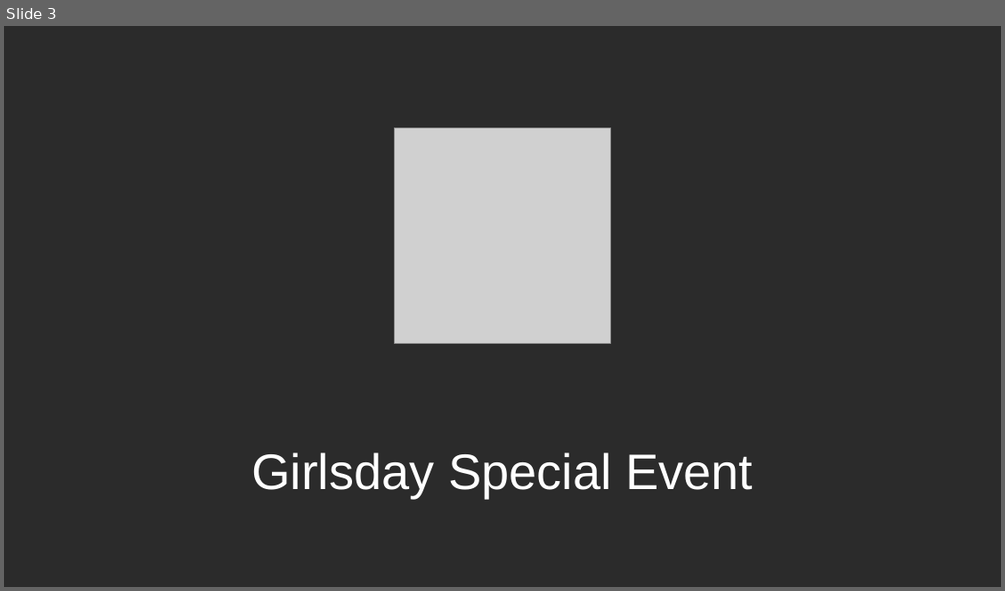
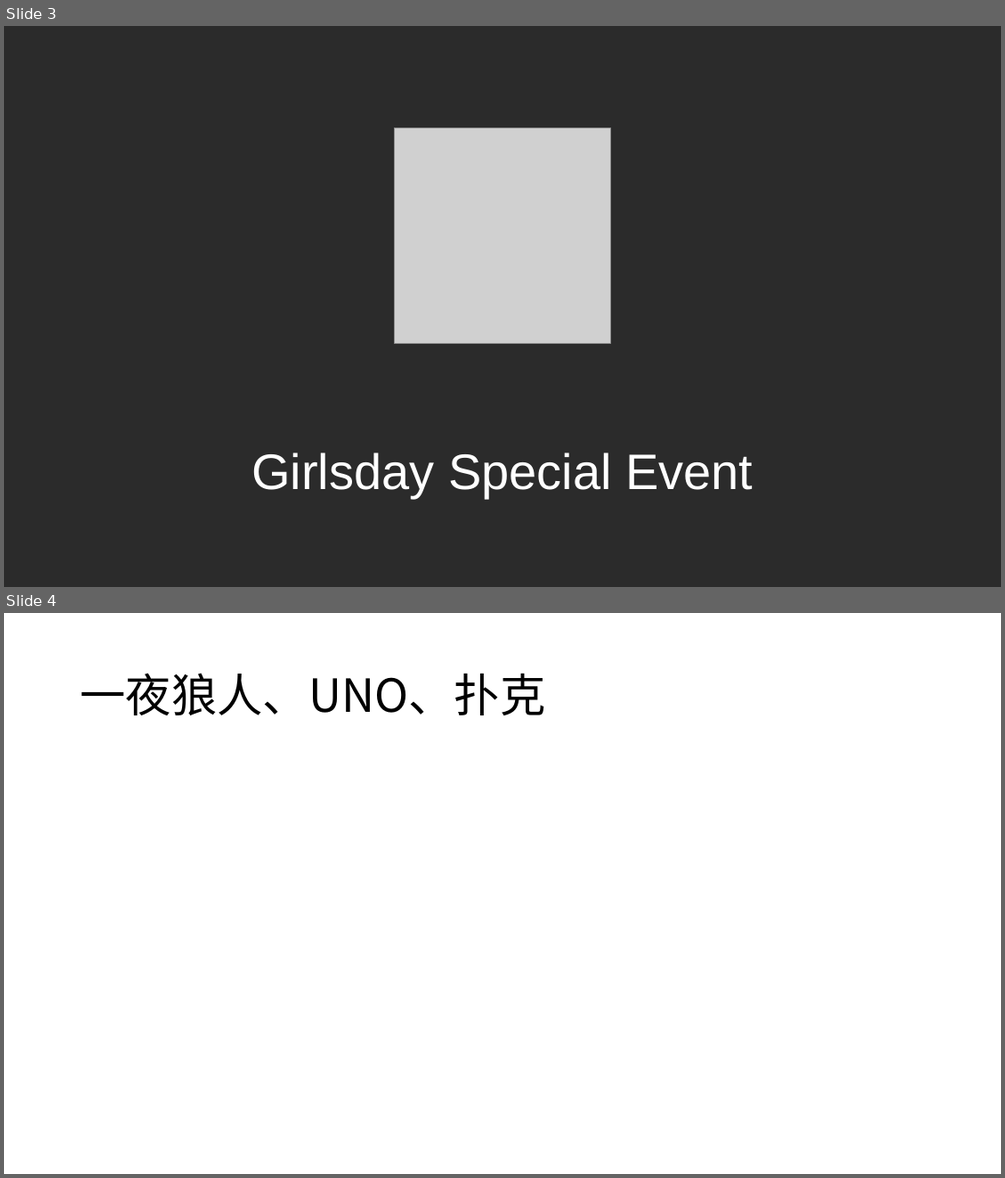
Before and after one commit to TingliangZhang/girlsday2021, a slide deck: LaunchEvent/20210307GirlsDay.pptx. Shown one above the other, each under a label of ours: slide 3 before the commit, slides 3 and 4 after it. The pictures are 1005x591 and 1005x1178 pixels, drawn with LibreOffice and Linux fonts; fonts in the diff are those of the drawing; grey boxes stand for pictures; background and template pictures are left out; a plain dark background stands for a picture behind light text. Boxes give left, top, right and bottom in pixels: in the first picture for what was removed or moved away, otherwise in the second. Text is boxed around its words. In the diff, an @@ line names an element or a change of style, - is before the commit and + after.

```diff
--- a/LaunchEvent/20210307GirlsDay.pptx
+++ b/LaunchEvent/20210307GirlsDay.pptx
@@ slide 4 added at (4,613,1001,1174), background #FFFFFF @@
@@ title added at (80,673,545,715), 44 pt, text #000000 @@
+一夜狼人、UNO、扑克
```
Also in this commit, not shown: 2 other slides added, 1 slide removed.
